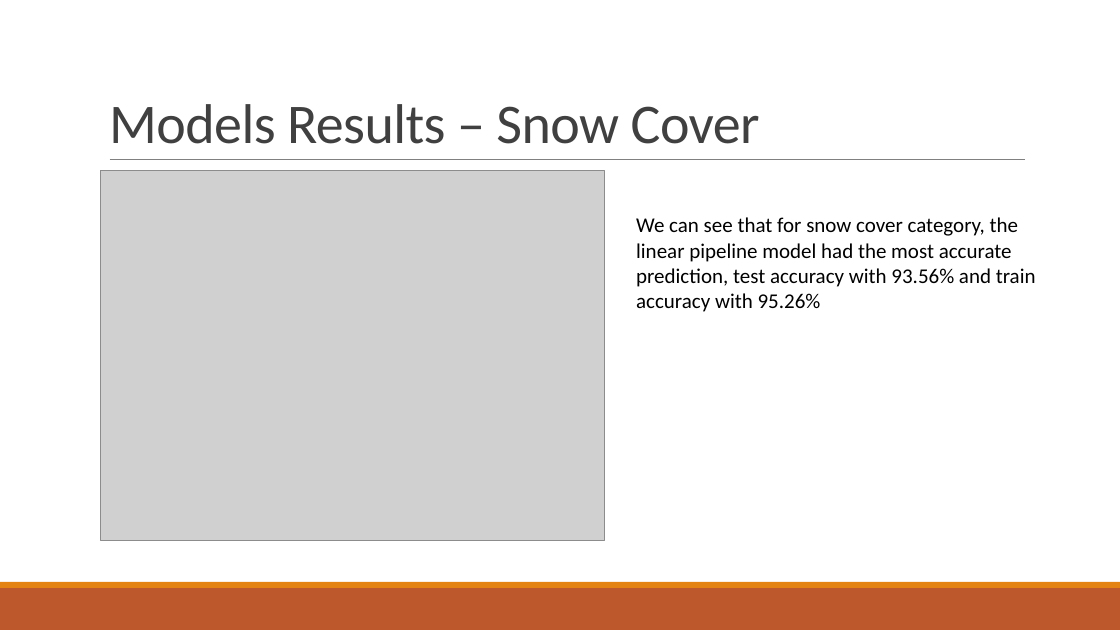
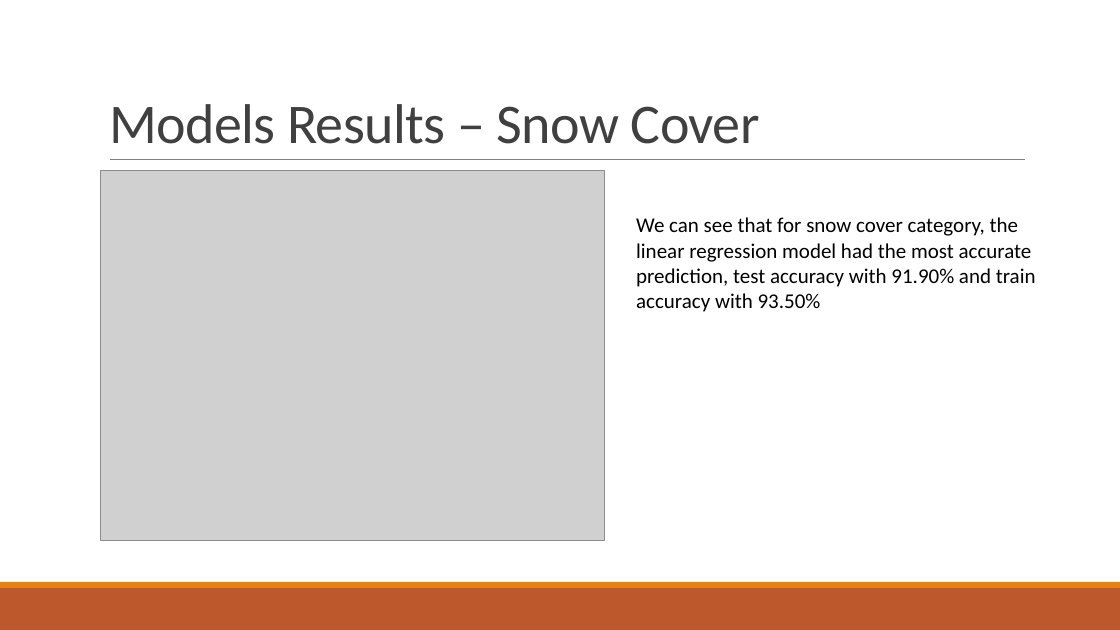
Before and after one commit to idanhoro/NASA-Heat-Maps-Prediction, a slide deck: slide 24 of Heat_Maps_presention.pptx. Drawn at 1120x630 pixels with LibreOffice and Linux fonts; fonts in the diff are those of the drawing; grey boxes stand for pictures. Boxes give left, top, right and bottom in pixels: in the first picture for what was removed or moved away, otherwise in the second. Text is boxed around its words. In the diff, an @@ line names an element or a change of style, - is before the commit and + after.

```diff
--- a/Heat_Maps_presention.pptx
+++ b/Heat_Maps_presention.pptx
@@ text at box(636, 217, 1036, 312): text changed @@
-We can see that for snow cover category, the linear pipeline model had the most accurate prediction, test accuracy with 93.56% and train accuracy with 95.26%
+We can see that for snow cover category, the linear regression model had the most accurate prediction, test accuracy with 91.90% and train accuracy with 93.50%
```
Also in this commit, not shown: 2 other slides changed, 1 other file.
